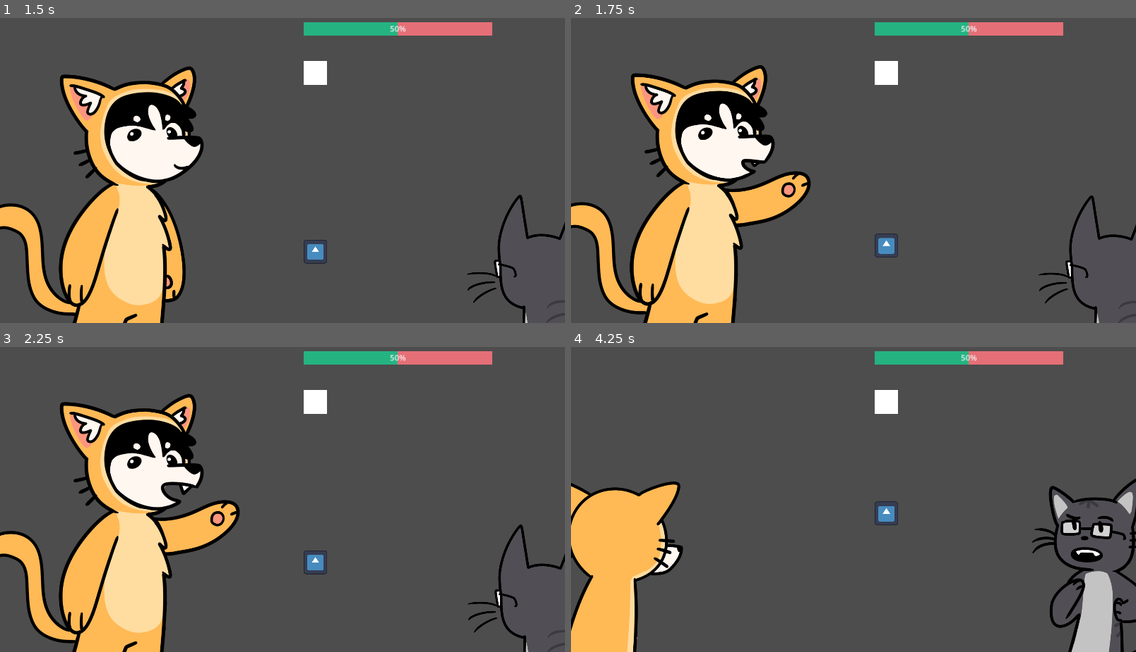
Above: before the commit, frames 1-4 (two rows, left to right).
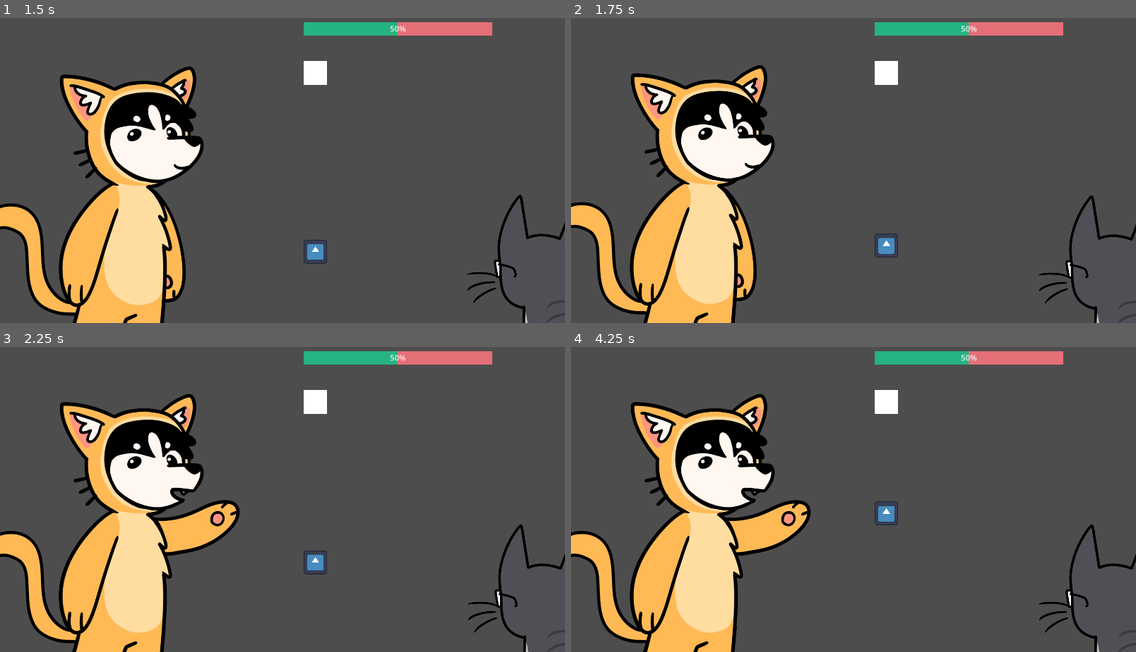
Above: after the commit, the same moments.

Repository: crawsoir/pizza_game
Game: Godot game, scene res://Battlescreen/BattleScreen.tscn
The game is run twice, just before and just after one commit, with the same random seed, the same clock (stepped at 60 frames per second) and the same inputs. This scene is started directly instead of the project's main scene. The engine's default icon, where the game draws it, is replaced by a stand-in: a white triangle on a blue panel in a dark square.
Inputs:
- Up to frame 1 (1.5 s): tap A (a_key) at 0.6 s; tap C (c_key) at 0.8, 1.35 s
- Up to frame 2 (1.75 s): tap D (d_key) at 1.55 s
- Up to frame 3 (2.25 s): tap D (d_key) at 2.1 s
- Up to frame 4 (4.25 s): tap X (x_key) at 2.3, 2.85 s; tap Z (z_key) at 3.05, 3.6 s; tap A (a_key) at 3.8 s

Frame 1 is identical in both runs. In frame 2, 2.5% of the frame differs, in the area x 11-43%, y 45-100%; in frame 3, 0.3%; in frame 4, 25%, in the area x 0-100%, y 15-100%.

Commit message:
Add event manager

Diff:
--- a/Battlescreen/AnimationManager.gd
+++ b/Battlescreen/AnimationManager.gd
@@ -1,7 +1,7 @@
 extends Node2D
 class_name AnimationManager
 
-@onready var battle_screen: BattleScreen = get_parent()
+@onready var battle_screen = get_parent()
 
 @onready var dog = $Dog
 @onready var cat = $Cat
@@ -35,47 +35,39 @@
 	dog.animation = anim_map[DOG_PREGAME]
 	animation_player.play("dog_turn")
 
-func _process(delta):
-	# ALL TEMP CODE TO SHOW OFF ANIMATIONS
-	if current_state == battle_screen.states.DOG_TURN:
-		if Input.is_action_just_pressed("a_key"):
-			switch_to_cat()
-
-		if Input.is_action_just_pressed("d_key"):
-			activate_dog_talk()
-
-		if Input.is_action_just_pressed("z_key"):
-			update_dog_emotion_status("bad")
-
-		if Input.is_action_just_pressed("x_key"):
-			update_dog_emotion_status("neutral")
-
-		if Input.is_action_just_pressed("c_key"):
-			update_dog_emotion_status("good")
-
-	elif current_state == battle_screen.states.CAT_TURN:
-		if Input.is_action_just_pressed("a_key"):
-			switch_to_dog()
-
-	elif current_state == battle_screen.states.PREBATTLE:
-		if Input.is_action_just_pressed("d_key"):
-			dog.animation = anim_map[DOG_CLOSED]
-			battle_screen.update_state(battle_screen.states.DOG_TURN)
-
 # called by parent. dont call directly in this class
 # update state by calling the parent method
 func update_state(state):
-	if current_state == battle_screen.states.PREBATTLE:
-		dog.animation = anim_map[DOG_CLOSED]
+	match(state):
+		battle_screen.states.PREBATTLE:
+			dog.animation = anim_map[DOG_CLOSED]
+
+		battle_screen.states.DOG_TURN:
+			if current_state == battle_screen.states.CAT_TURN:
+				switch_to_dog()
+
+		battle_screen.states.CAT_TURN:
+			if current_state == battle_screen.states.DOG_TURN:
+				switch_to_cat()
+
+		battle_screen.states.TRANSITION_DOG:
+			animation_player.play("transition_to_dog")
+
+		battle_screen.states.TRANSITION_CAT:
+			animation_player.play("transition_to_cat")
+			dog.animation = anim_map[DOG_PREGAME]
+
+		_:
+			pass
 
 	current_state = state
 
 func update_dog_emotion_status(status):
 	dog_emotion_status = status
-	rebuild_anim_dict()
+	_rebuild_anim_dict()
 
 # mainly used after updating dog status
-func rebuild_anim_dict():
+func _rebuild_anim_dict():
 	anim_map = {
 		CAT_BEHIND: cat_name + "_behind",
 		CAT_FRONT: cat_name + "_front",
@@ -96,20 +88,17 @@
 	dog.animation = previous_anim
 
 func switch_to_cat():
-	current_state = battle_screen.states.TRANSITION_CAT
-	dog.animation = anim_map[DOG_PREGAME]
-	animation_player.play("transition_to_cat")
+	battle_screen.update_state(battle_screen.states.TRANSITION_CAT)
 
 func switch_to_dog():
-	current_state = battle_screen.states.TRANSITION_DOG
-	animation_player.play("transition_to_dog")
+	battle_screen.update_state(battle_screen.states.TRANSITION_DOG)
 
 # functions called by the animation player
-func switch_to_cat_animation_trigger():
+func _switch_to_cat_animation_trigger():
 	cat.animation = anim_map[CAT_FRONT]
 	dog.animation = anim_map[DOG_BEHIND]
 
-func switch_to_dog_animation_trigger():
+func _switch_to_dog_animation_trigger():
 	cat.animation = anim_map[CAT_BEHIND]
 	dog.animation = anim_map[DOG_PREGAME]
 
--- a/Battlescreen/AnimationManager.tscn
+++ b/Battlescreen/AnimationManager.tscn
@@ -283,7 +283,7 @@
 "transitions": PackedFloat32Array(1),
 "values": [{
 "args": [],
-"method": &"switch_to_cat_animation_trigger"
+"method": &"_switch_to_cat_animation_trigger"
 }]
 }
 
@@ -368,7 +368,7 @@
 "transitions": PackedFloat32Array(1),
 "values": [{
 "args": [],
-"method": &"switch_to_dog_animation_trigger"
+"method": &"_switch_to_dog_animation_trigger"
 }]
 }
 
--- a/Battlescreen/BattleScreen.gd
+++ b/Battlescreen/BattleScreen.gd
@@ -2,12 +2,13 @@
 class_name BattleScreen
 
 @onready var anim_manager = $AnimationManager
-@export var max_sus_score = 100
+@onready var event_manager = $EventManager
+@onready var game_pad = $GamePad
 
-var current_sus_score = 50
+var sus_score = 0.5
 var current_state = states.PREBATTLE
 
-enum states { PREBATTLE, CAT_TURN, DOG_TURN, TRANSITION_DOG, TRANSITION_CAT }
+enum states { PREBATTLE, CAT_TURN, DOG_TURN, TRANSITION_DOG, TRANSITION_CAT, LOST, WON }
 
 
 func _ready():
@@ -16,18 +17,54 @@
 func _process(delta):
 	match(current_state):
 		states.PREBATTLE:
-			pass
+			await get_tree().create_timer(2).timeout
+			process_event()
+
+		states.DOG_TURN:
+			# Update sus animations
+			sus_score = game_pad.get_sus_score()
+			if sus_score <= 0:
+				update_state(states.LOST)
+				anim_manager.update_dog_emotion_status("bad")
+			elif sus_score <= 0.3:
+				anim_manager.update_dog_emotion_status("bad")
+			elif sus_score <= 0.7:
+				anim_manager.update_dog_emotion_status("neutral")
+			elif sus_score <= 1:
+				anim_manager.update_dog_emotion_status("good")
+
+			if game_pad.is_game_complete():
+				event_manager.next_event()
+				process_event()
+
 		states.CAT_TURN:
 			pass
-		states.DOG_TURN:
+			# call this when dialogue over
+			#event_manager.next_event()
+			#process_event()
+		states.TRANSITION_DOG:
 			pass
 		states.TRANSITION_CAT:
 			pass
-		states.TRANSITION_DOG:
+		states.LOST:
+			pass
+		states.WON:
 			pass
 		_:
-			print("State not found: " + str(current_state))
+			print("Unknown state: " + str(current_state))
+
+func process_event():
+	if event_manager.battle_finished:
+		update_state(states.WON)
+	elif event_manager.event_is_battle():
+		update_state(states.DOG_TURN)
+		game_pad.start_game(event_manager, sus_score)
+	elif event_manager.event_is_dialogue():
+		update_state(states.CAT_TURN)
 
 func update_state(state):
 	current_state = state
 	anim_manager.update_state(state)
+
+func update_sus_score(score):
+	sus_score = score
--- a/Battlescreen/BattleScreen.tscn
+++ b/Battlescreen/BattleScreen.tscn
@@ -1,8 +1,9 @@
-[gd_scene load_steps=4 format=3 uid="uid://cdthp4k3q0cgr"]
+[gd_scene load_steps=5 format=3 uid="uid://cdthp4k3q0cgr"]
 
 [ext_resource type="Script" path="res://Battlescreen/BattleScreen.gd" id="1_cnmqh"]
 [ext_resource type="PackedScene" uid="uid://djujc4ihhsif0" path="res://Gamepad/game_pad.tscn" id="2_p1j3l"]
 [ext_resource type="PackedScene" uid="uid://dgh4l1gffvlkb" path="res://Battlescreen/AnimationManager.tscn" id="3_a0wn2"]
+[ext_resource type="Script" path="res://Eventmanager/EventManager.gd" id="4_iu5y7"]
 
 [node name="BattleScreen" type="Node2D"]
 script = ExtResource("1_cnmqh")
@@ -11,3 +12,7 @@
 position = Vector2(619, 33)
 
 [node name="AnimationManager" parent="." instance=ExtResource("3_a0wn2")]
+
+[node name="EventManager" type="Node" parent="."]
+script = ExtResource("4_iu5y7")
+json_path = "res://Eventmanager/events/battle1.json"
--- /dev/null
+++ b/Eventmanager/EventManager.gd
@@ -0,0 +1,62 @@
+class_name EventManager
+extends Node
+
+@export_file var json_path
+
+var battle
+var event
+var event_type
+var event_num = 0
+var battle_finished = false
+
+func _ready():
+	battle = _get_json_file_data()
+	next_event()
+
+func _get_json_file_data():
+	var file = FileAccess.open(json_path, FileAccess.READ)
+	var json = JSON.new()
+	var parse_err = json.parse(file.get_as_text())
+	return json.get_data()
+
+func next_event():
+	if event_num >= len(battle["events"]):
+		battle_finished = true
+		return
+
+	battle_finished = false
+	event = battle["events"][event_num]
+	event_type = get_event_type()
+	event_num += 1
+
+func event_is_battle():
+	return get_event_type() == "battle"
+
+func event_is_dialogue():
+	return get_event_type() == "dialogue"
+
+func get_battle_word_list():
+	assert(event_is_battle(), "Cannot fetch word list, Event is not type \"battle\"")
+	return event["word_list"]
+
+func get_dialogue():
+	assert(event_is_dialogue(), "Cannot fetch dialogue, Event is not type \"dialogue\"")
+	return event["dialogue"]
+
+func get_win_dialogue():
+	return battle["win_dialogue"]
+
+func get_lose_dialogue():
+	return battle["lose_dialogue"]
+
+func get_cat_number():
+	return battle["metadata"]["cat_number"]
+
+func get_cat_name():
+	return battle["metadata"]["cat_number"]
+
+func get_track_speed():
+	return battle["metadata"]["track_speed"]
+
+func get_event_type():
+	return event["type"]
--- /dev/null
+++ b/Eventmanager/events/battle1.json
@@ -0,0 +1,25 @@
+{
+  "metadata": {
+	"track_speed": 10,
+	"cat_number": 1,
+	"cat_name": "who knows"
+  },
+  "events": [
+	{
+	  "num": 0,
+	  "type": "battle",
+	  "word_list": [
+		{"word": "meow", "score": 5},
+		{"word": "woof", "score": -5}
+	]
+	},
+	{
+	  "num": 1,
+	  "type": "dialogue",
+	  "dialogue": [
+		{"text": "so i hear u are a cat"},
+		{"name": "dog", "text": "sus"}
+	  ]
+	}
+  ]
+}
--- /dev/null
+++ b/Eventmanager/events/battle_template.json
@@ -0,0 +1,33 @@
+{
+  "metadata": {
+	"track_speed": 10,
+	"cat_number": 1,
+	"cat_name": "who knows"
+  },
+  "events": [
+	{
+	  "num": 0,
+	  "type": "battle",
+	  "word_list": [
+		{"word": "meow", "score": 5},
+		{"word": "woof", "score": -5}
+	]
+	},
+	{
+	  "num": 1,
+	  "type": "dialogue",
+	  "dialogue": [
+		{"text": "so i hear u are a cat"},
+		{"name": "dog", "text": "sus"}
+	  ]
+	}
+  ],
+  "win_dialogue": [
+	{"text": "ok u pass"},
+	{"name": "dog", "text": "yay"}
+  ],
+  "lose_dialogue": [
+	{"text": "too sussy!!@"},
+	{"name": "dog", "text": "sad woof"}
+  ],
+}
--- /dev/null
+++ b/Gamepad/GamePad.gd
@@ -0,0 +1,26 @@
+extends Node2D
+class_name GamePad
+
+var event_manager
+var sus_score
+
+func _ready():
+	pass
+
+func _process(delta):
+	pass
+
+# notes for bean ->
+# start_game() - disable and hide the gamepad before and after the games complete
+# start_game() - the event manager holds its own state of which event its on, just call its get methods
+# is_game_complete() - parent handles win condition, this is whether all letters are sent and done
+func start_game(parent_event_manager, initial_sus_score):
+	# objects are pass by ref! (some types aren't)
+	event_manager = parent_event_manager
+	sus_score = initial_sus_score
+
+func is_game_complete() -> bool:
+	return false
+
+func get_sus_score() -> float:
+	return sus_score
--- a/Gamepad/game_pad.tscn
+++ b/Gamepad/game_pad.tscn
@@ -1,5 +1,6 @@
-[gd_scene load_steps=6 format=3 uid="uid://djujc4ihhsif0"]
+[gd_scene load_steps=7 format=3 uid="uid://djujc4ihhsif0"]
 
+[ext_resource type="Script" path="res://Gamepad/GamePad.gd" id="1_7raq8"]
 [ext_resource type="PackedScene" uid="uid://biag51tci0d3v" path="res://Gamepad/letter_highway.tscn" id="1_tgj43"]
 [ext_resource type="Script" path="res://Gamepad/sus_meter.gd" id="2_f7cem"]
 
@@ -12,6 +13,7 @@
 bg_color = Color(0.145038, 0.702115, 0.509318, 1)
 
 [node name="GamePad" type="Node2D"]
+script = ExtResource("1_7raq8")
 
 [node name="LetterHighway" parent="." instance=ExtResource("1_tgj43")]
 position = Vector2(24, 104)
Empty file added: Battlescreen/AnimationController.gd
